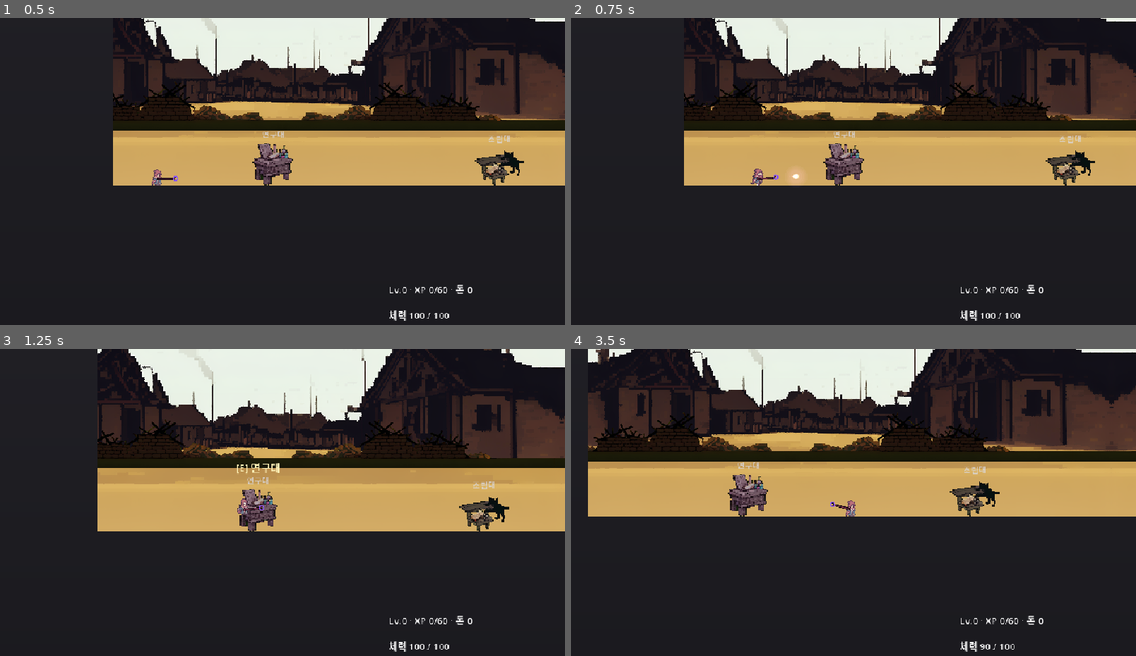
Above: before the commit, frames 1-4 (two rows, left to right).
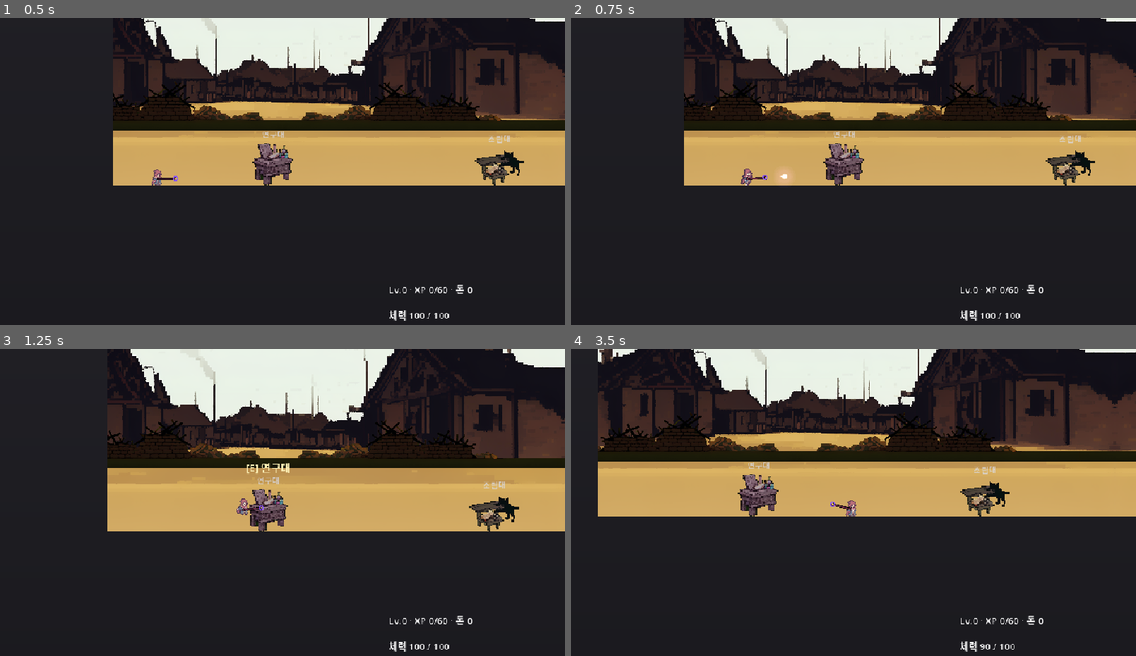
Above: after the commit, the same moments.

Repository: djgnfj-svg/tockbon
Game: Godot game, scene res://src/stage/stage.tscn
The game is run twice, just before and just after one commit, with the same random seed, the same clock (stepped at 60 frames per second) and the same inputs.
Inputs (mouse positions are in pixels of both pictures, inside the frame that each line leads up to):
- Up to frame 1 (0.5 s): no input
- Up to frame 2 (0.75 s): tap Enter at 0.5 s; move the mouse to (977, 159) at 0.52 s; hold D (move_right) from 0.53 s (still down); tap R at 0.6 s; click (977, 159) at 0.67 s
- Up to frame 3 (1.25 s): keep holding D (move_right); tap Space (jump) at 0.77, 1.07 s; tap M at 0.8 s
- Up to frame 4 (3.5 s): release D (move_right) at 1.25 s; drag from (740, 523) to (825, 570) at 1.27 s; tap Space (jump) at 2 s; move the mouse to (910, 438) at 2.02 s; hold D (move_right) 2.03-2.75 s; tap 1 at 2.1 s; tap T at 2.3 s; drag from (825, 570) to (684, 459) at 2.77 s

Frame 1 is identical in both runs. In frame 2, 0.3% of the frame differs, in the area x 30-41%, y 49-55%; in frame 3, 5.7%; in frame 4, 7.7%, in the area x 3-100%, y 0-55%.

Commit message:
R을 게이트 앞으로 되돌렸다 — 내가 만든 덫이었다
**개발자 키를 F3 뒤로 묶으면서 R(리셋)까지 같이 넣었고, 그건 회귀였다.**
지형이 파괴되는 게임이라 플레이어는 **자기 발밑에 구덩이를 뚫을 수 있다.**
마을 해금을 안 산 상태의 점프는 `720²/(2·2400)` = **108px**, `STEP_CELLS`는 8px.
그보다 깊은 구덩이는 진행이 끝난 런이고, **R이 유일한 탈출구다.**
게이트 뒤에 두면 심사자가 못 빠져나오는 덫이 된다 — 실수로 눌러 런이 날아가는
위험보다 이쪽이 크다. F와 함께 게이트 앞으로.

같이:
- 제출 문서의 「HUD 개발용 안내 두 줄」 항목을 닫았다. **그 항목은 두 번 틀렸다** —
  두 줄이 아니라 열다섯 줄이었고, 이미 F3 뒤에 있었다. 오늘 닫은 건 그 다음 구멍,
  **readout은 숨었는데 키는 살아 있던 것**이다
- 영상 구성안의 물 장면에 단서를 달았다 — 디버그로 물을 못 붓게 됐으니
  방① 보상 이후에만 찍을 수 있다
- 웹 빌드를 다시 구웠다. pck 2.43MB, 헤드리스로 120프레임 부팅 깨끗함

그물 8,435.

Diff:
--- a/src/stage/stage_input.gd
+++ b/src/stage/stage_input.gd
@@ -191,6 +191,14 @@
 			_debug_on = not _debug_on
 			debug_hud_toggled.emit()
 			return
+		# **R is a player key and it sits above the gate — this was got wrong once and it mattered.**
+		#  Terrain is destructible, so a player can blow a pit under their own feet, and with no air-jump
+		#  unlock bought the jump clears **108px**. A deeper pit is a run that cannot continue, and **R is the
+		#  only way out of it.** Gated behind F3 it becomes a trap a judge cannot escape — strictly worse than
+		#  the stray-keypress risk the gate exists for.
+		if k.physical_keycode == KEY_R:
+			reset_requested.emit()
+			return
 		# **The gate. Everything past this line is a developer key** (`_debug_on`'s own header).
 		if not _debug_on:
 			return
@@ -203,8 +211,6 @@
 				int(MONSTER_KEYS[k.physical_keycode]))
 			return
 		match k.physical_keycode:
-			KEY_R:
-				reset_requested.emit()
 			# **A key event carries no mouse coordinates**, so the "right now" mouse is read from the viewport
 			#  and converted by the same `_to_world` left click goes through. Convert separately here and,
 			#  while the camera shakes, only wood and fire land on the wrong cells.
--- a/tests/nets/net_render.gd
+++ b/tests/nets/net_render.gd
@@ -1587,20 +1587,24 @@
 	#  `match`. All three are separate branches and a gate in front of only one would leave the others live.
 	#  **T and M are not driven while ON** — those branches read `get_viewport()`, which is null on an
 	#  untreed node; the off case is what this check is for and it never reaches that line.
-	for code: int in [KEY_M, KEY_1, KEY_R, KEY_T, KEY_L, KEY_MINUS]:
+	for code: int in [KEY_M, KEY_1, KEY_T, KEY_L, KEY_MINUS]:
 		si.call("_unhandled_input", _key(code))
 	t.ok(fired.is_empty(), "개발자 모드가 꺼져 있으면 디버그 키가 아무 신호도 내지 않는다 (%s)" % [fired])
 
-	# **F is a player key and must work with the mode off** — it is the town's interaction, moved off E.
+	# **F and R are player keys and must work with the mode off.** F is the town's interaction (moved off E);
+	#  **R is the only way out of a pit the player blew under themselves** — terrain is destructible and the
+	#  jump clears 108px without the air-jump unlock, so gating it makes a trap a judge cannot escape.
 	si.call("_unhandled_input", _key(KEY_F))
 	t.ok(fired.has("interact_requested"), "F(상호작용)는 개발자 모드와 무관하게 먹는다")
+	si.call("_unhandled_input", _key(KEY_R))
+	t.ok(fired.has("reset_requested"), "R(리셋)도 먹는다 — 구덩이에 갇혔을 때 유일한 탈출구다")
 
 	fired.clear()
 	si.call("_unhandled_input", _key(KEY_F3))
 	t.ok(bool(si.call("debug_on")), "F3는 게이트 앞에 있어서 언제나 먹는다 (전제 — 못 켜면 아래가 무의미)")
-	for code: int in [KEY_1, KEY_R, KEY_L, KEY_MINUS]:
+	for code: int in [KEY_1, KEY_L, KEY_MINUS]:
 		si.call("_unhandled_input", _key(code))
-	for want: String in ["loadout_requested", "reset_requested", "reward_taken_requested", "zoom_requested"]:
+	for want: String in ["loadout_requested", "reward_taken_requested", "zoom_requested"]:
 		t.ok(fired.has(want), "켜면 %s 가 다시 산다" % want)
 	si.free()
 
Not shown, changed: docs/submission/README.md
